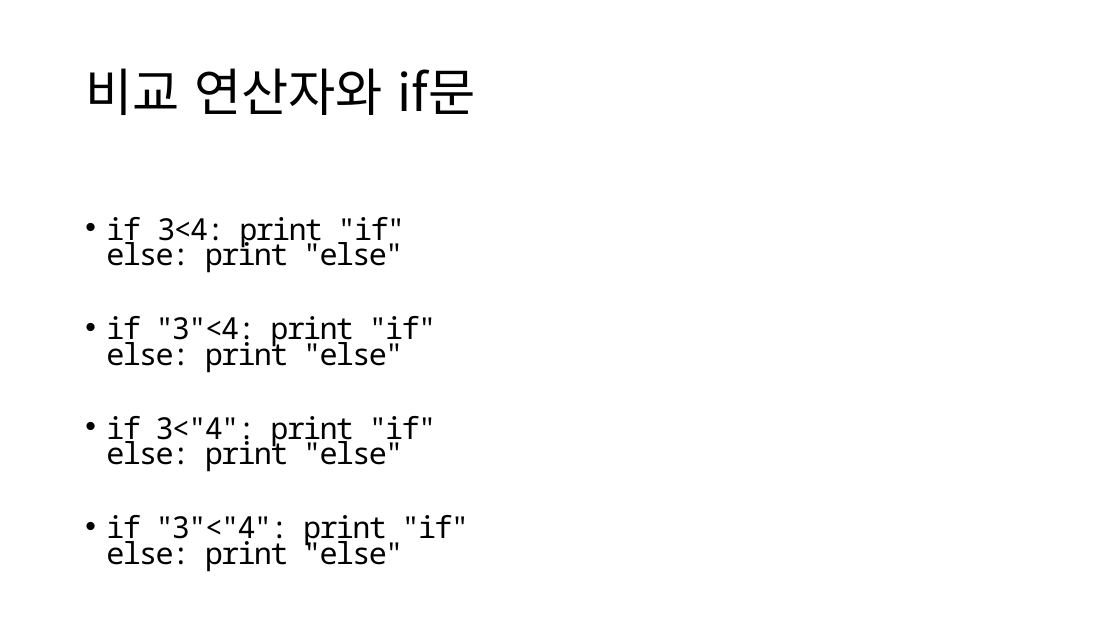
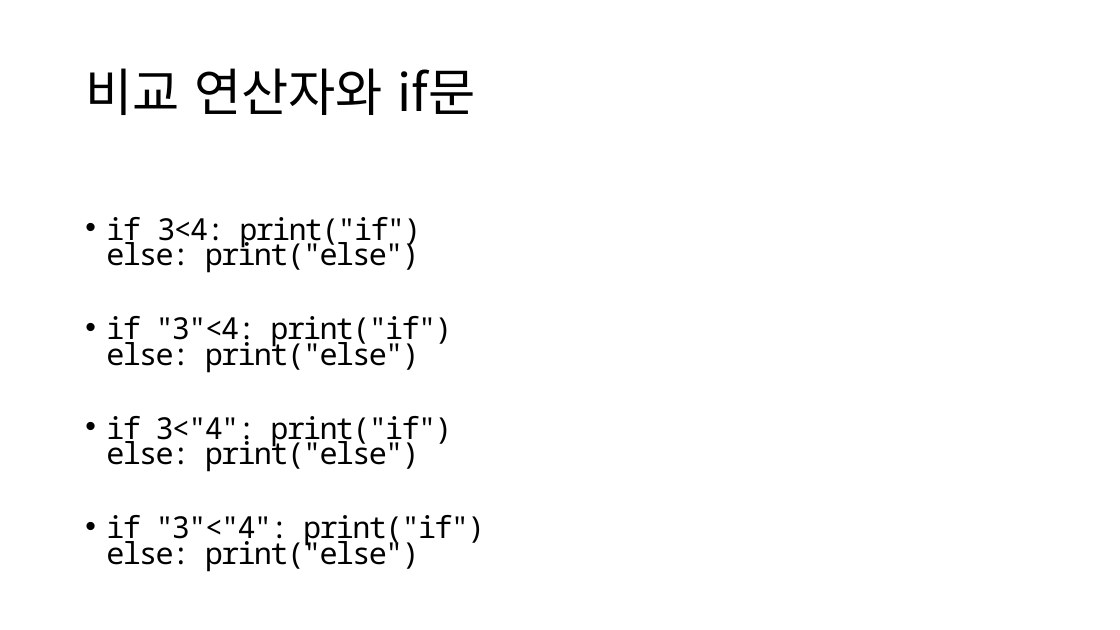
Before and after one commit to ksublee/SPuP, a slide deck: slide 9 of ppt/Python_3_조건문.pptx. Drawn at 1120x630 pixels with LibreOffice and Linux fonts; fonts in the diff are those of the drawing. Boxes give left, top, right and bottom in pixels: in the first picture for what was removed or moved away, otherwise in the second. Text is boxed around its words. In the diff, an @@ line names an element or a change of style, - is before the commit and + after.

```diff
--- a/ppt/Python_3_조건문.pptx
+++ b/ppt/Python_3_조건문.pptx
@@ text at (106,217,485,572): text changed @@
-• if 3<4: print "if"
-  else: print "else"
-• if "3"<4: print "if"
-  else: print "else"
-• if 3<"4": print "if"
-  else: print "else"
-• if "3"<"4": print "if"
-  else: print "else"
+• if 3<4: print("if")
+  else: print("else")
+• if "3"<4: print("if")
+  else: print("else")
+• if 3<"4": print("if")
+  else: print("else")
+• if "3"<"4": print("if")
+  else: print("else")
```
Also in this commit, not shown: 22 other slides changed, 3 other files.
